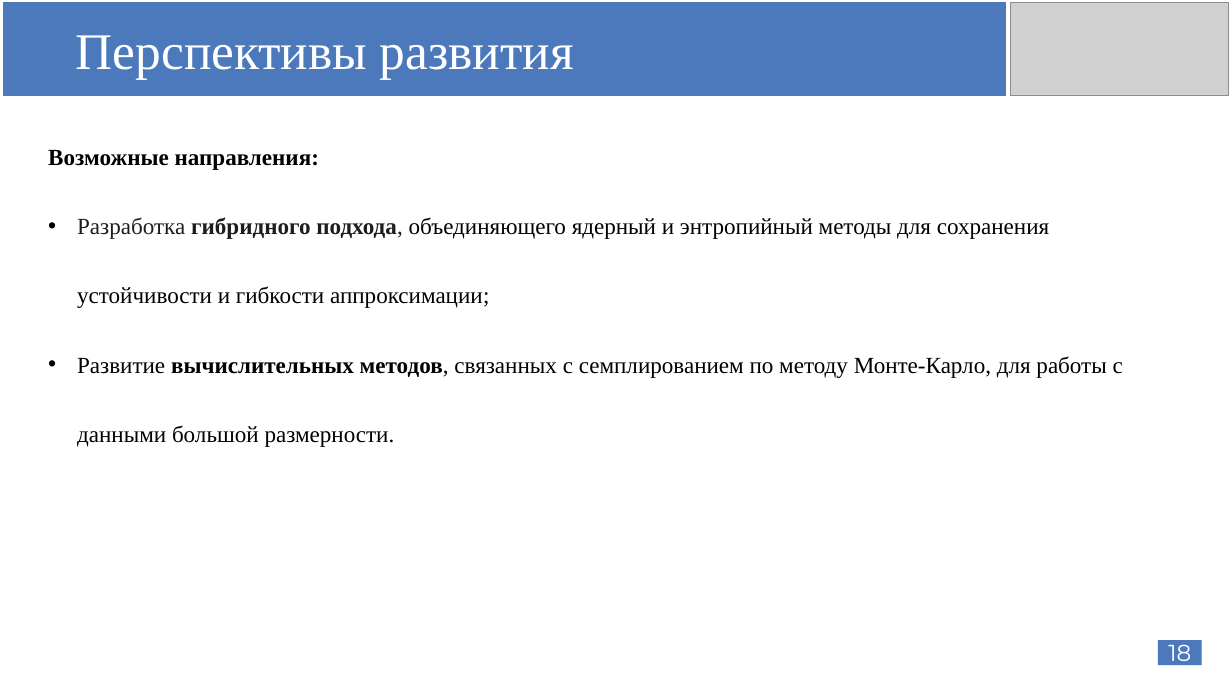
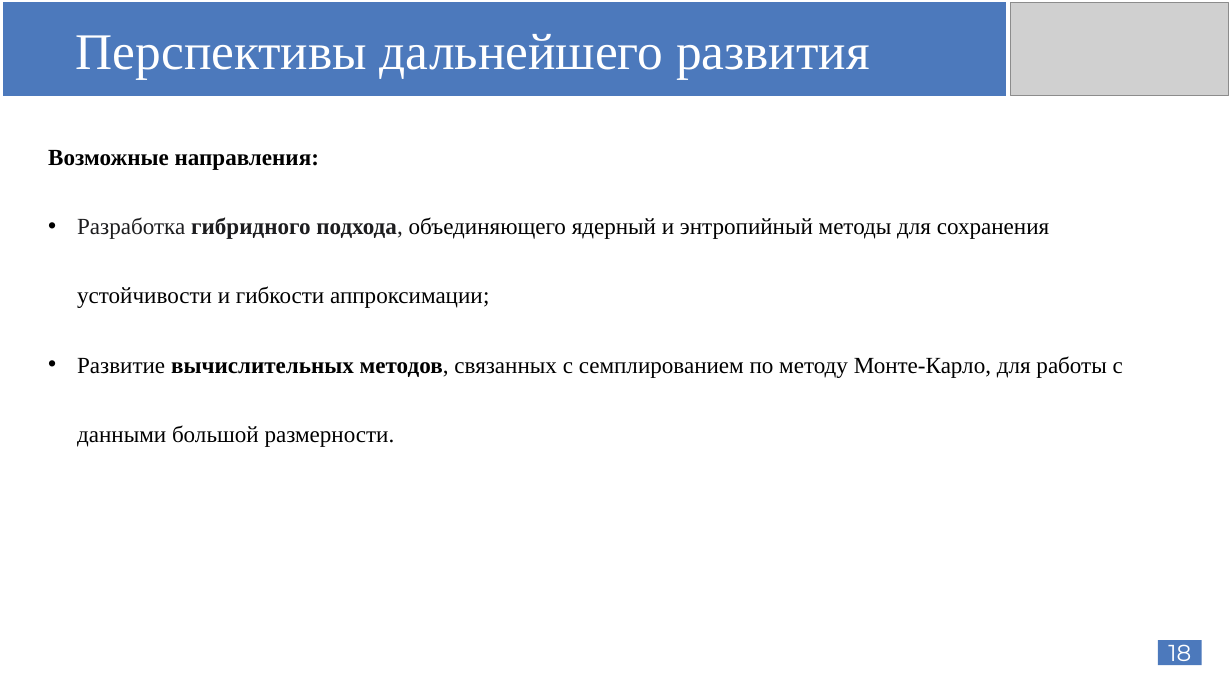
Before and after one commit to AnfimovAleksandr/mag_diploma, a slide deck: slide 18 of Защита диплома/Anfimov_diplom_shablon.pptx. Drawn at 1232x693 pixels with LibreOffice and Linux fonts; fonts in the diff are those of the drawing; grey boxes stand for pictures. Boxes give left, top, right and bottom in pixels: in the first picture for what was removed or moved away, otherwise in the second. Text is boxed around its words. In the diff, an @@ line names an element or a change of style, - is before the commit and + after.

```diff
--- a/Защита диплома/Anfimov_diplom_shablon.pptx
+++ b/Защита диплома/Anfimov_diplom_shablon.pptx
@@ text in rectangle at (x1=76, y1=34, x2=870, y2=80): text changed @@
-Перспективы развития
+Перспективы дальнейшего развития
```
Also in this commit, not shown: 10 other slides changed, 16 slides added, 38 other files.
